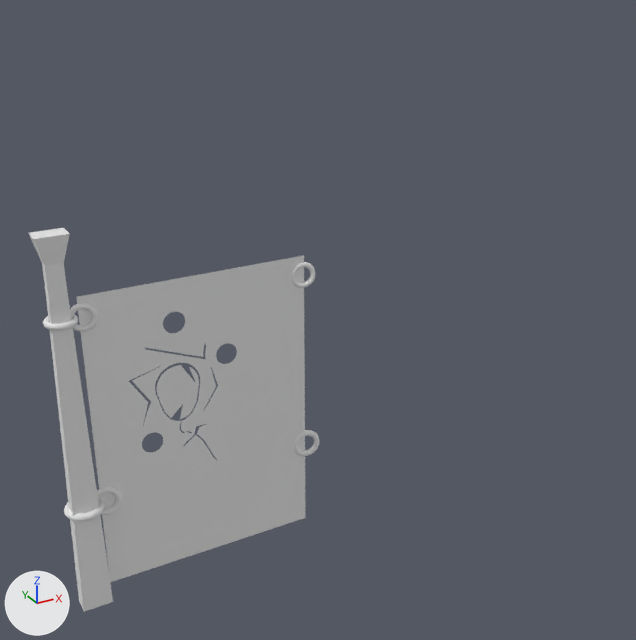
The FBX model src/smiertelne_balony_unity/Assets/Scenes_things/balustrada_4_1_2.fbx, before and after one commit.
Camera for both pictures: a camera (50 mm lens) standing at (-1.66, -2.78, 2.18) and looking at (0.16, 0.52, 0.53). The lights are fixed; the arrows at lower left show +X, +Y and +Z. Where no turn or scale is listed for an object, it has been applied to the vertices.
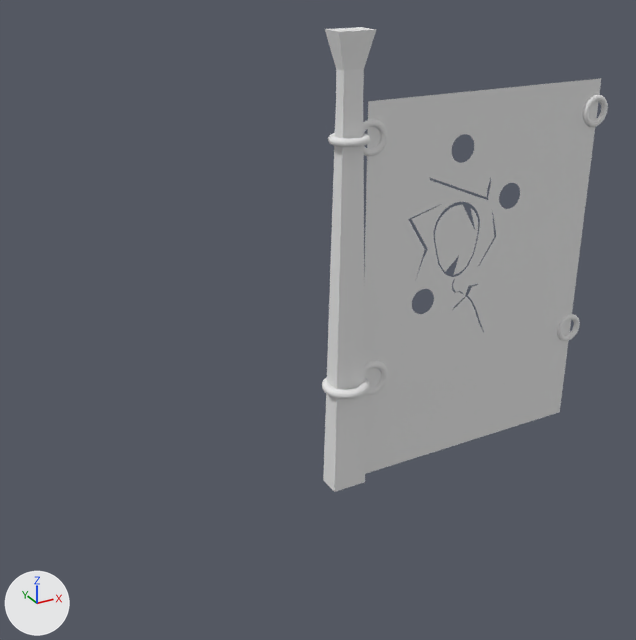
Where the newer file only moved an object's origin or applied its transform, the numbers keep the older frame.

Changed parts and their boxes [x1, y1, x2, y2] in the pictures (636 x 640 px):
'Plane', mesh moved: before [77, 255, 306, 582]; after [364, 78, 601, 474]
'Cube', mesh rescaled (36% narrower, 21% taller): before [29, 228, 113, 612]; after [323, 27, 376, 492]
'Torus', moved: before [43, 314, 78, 330]; after [328, 133, 370, 147]
'Torus.005', reshaped: before [292, 262, 316, 288]; after [557, 314, 580, 341]
'Torus.010', added: after [322, 377, 369, 399]
'Torus.006', added: after [583, 94, 608, 127]
'Torus.009', added: after [363, 119, 387, 156]
'Torus.008', added: after [365, 361, 388, 395]
'Torus.001', deleted: before [64, 497, 105, 521]
'Torus.002', deleted: before [70, 303, 98, 332]
'Torus.004', deleted: before [294, 430, 319, 456]
'Torus.003', deleted: before [97, 487, 123, 515]

Edits to the bpy script that builds the scene:
```text
Change me_cube:
    where me_cube.from_pydata(...)  # 16 vertices, 14 faces; spans x -1.0..-0.85, y 0.9..1.0, z -1.0..1.0
    used by ob_cube; location = (0.0, 0.0, 0.0)
    me_cube part 2: the whole mesh is scaled about its middle by (1, 1, 0.932), then moved by (0.92, -0.95, 0.93)
Change me_plane:
    where me_plane.from_pydata(...)  # 259 vertices, 12 faces; spans x -0.66..0.5, y 0.0, z -0.8..0.81
    used by ob_plane; location = (-0.174, 0.97, -0.126)
    me_plane part 3: the whole mesh is moved by (0.92, -0.97, 0.94)
Change me_torus_005:
    where me_torus_005.from_pydata(...)  # 576 vertices, 576 faces; spans x -0.0679..0.0679, y -0.0218..0.0218, z -0.0686..0.0686
    used by ob_torus_005; location = (0.314, 0.969, 0.578)
    me_torus_005 part 1: the whole mesh is multiplied about its middle by the matrix ((-0.006, -0.042, -0.999), (0.144, 0.989, -0.042), (0.99, -0.144, 0.0)), then moved by (0.9076, -0.969, -0.1112)
Add me_torus_010:
    me_torus_010.from_pydata(...)  # a torus around z (ring radius 0.078, tube radius 0.02) spanning x -0.098..0.098, y -0.098..0.098, z 0.45..0.489
    me_torus_010.materials.append(mat_material_002)  # white #e7e7e7
Add me_torus_007:
    me_torus_007.from_pydata(...)  # a torus around y (ring radius 0.063, tube radius 0.016) spanning x 0.047..0.205, y -0.016..0.016, z 0.394..0.552
    me_torus_007.materials.append(mat_material_004)  # white #e7e7e7
Add me_torus_008:
    me_torus_008.from_pydata(...)  # a torus around y (ring radius 0.0549, tube radius 0.0137) spanning x 0.0275..0.1648, y -0.0137..0.0137, z 1.4142..1.5515
    me_torus_008.materials.append(mat_material_006)  # white #e7e7e7
Add me_torus_009:
    me_torus_009.from_pydata(...)  # a torus around y (ring radius 0.0549, tube radius 0.0137) spanning x 1.1533..1.2906, y -0.0137..0.0137, z 1.4142..1.5515
    me_torus_009.materials.append(mat_material_006)  # white #e7e7e7
Remove ob_torus_001:
    ob_torus_001 = bpy.data.objects.new('Torus.001', me_torus_001)
    ob_torus_001.location = (-0.918, 0.969, -0.43)
Change ob_torus:
    ob_torus.location: (-0.918, 0.969, 0.58) -> (0.0, 0.0, 0.0)
Remove ob_torus_002:
    ob_torus_002 = bpy.data.objects.new('Torus.002', me_torus_002)
    ob_torus_002.location = (-0.818, 0.969, 0.578)
Remove ob_torus_004:
    ob_torus_004 = bpy.data.objects.new('Torus.004', me_torus_004)
    ob_torus_004.location = (0.327, 0.969, -0.427)
Remove ob_torus_003:
    ob_torus_003 = bpy.data.objects.new('Torus.003', me_torus_003)
    ob_torus_003.location = (-0.805, 0.969, -0.427)
Add ob_torus_010:
    ob_torus_010 = bpy.data.objects.new('Torus.010', me_torus_010)
    ob_torus_010.location = (0.0, 0.0, 0.0)
Add ob_torus_008:
    ob_torus_008 = bpy.data.objects.new('Torus.008', me_torus_007)
    ob_torus_008.location = (0.0, 0.0, 0.0)
Add ob_torus_009:
    ob_torus_009 = bpy.data.objects.new('Torus.009', me_torus_008)
    ob_torus_009.location = (0.0, 0.0, 0.0)
Add ob_torus_006:
    ob_torus_006 = bpy.data.objects.new('Torus.006', me_torus_009)
    ob_torus_006.location = (0.0, 0.0, 0.0)
```
